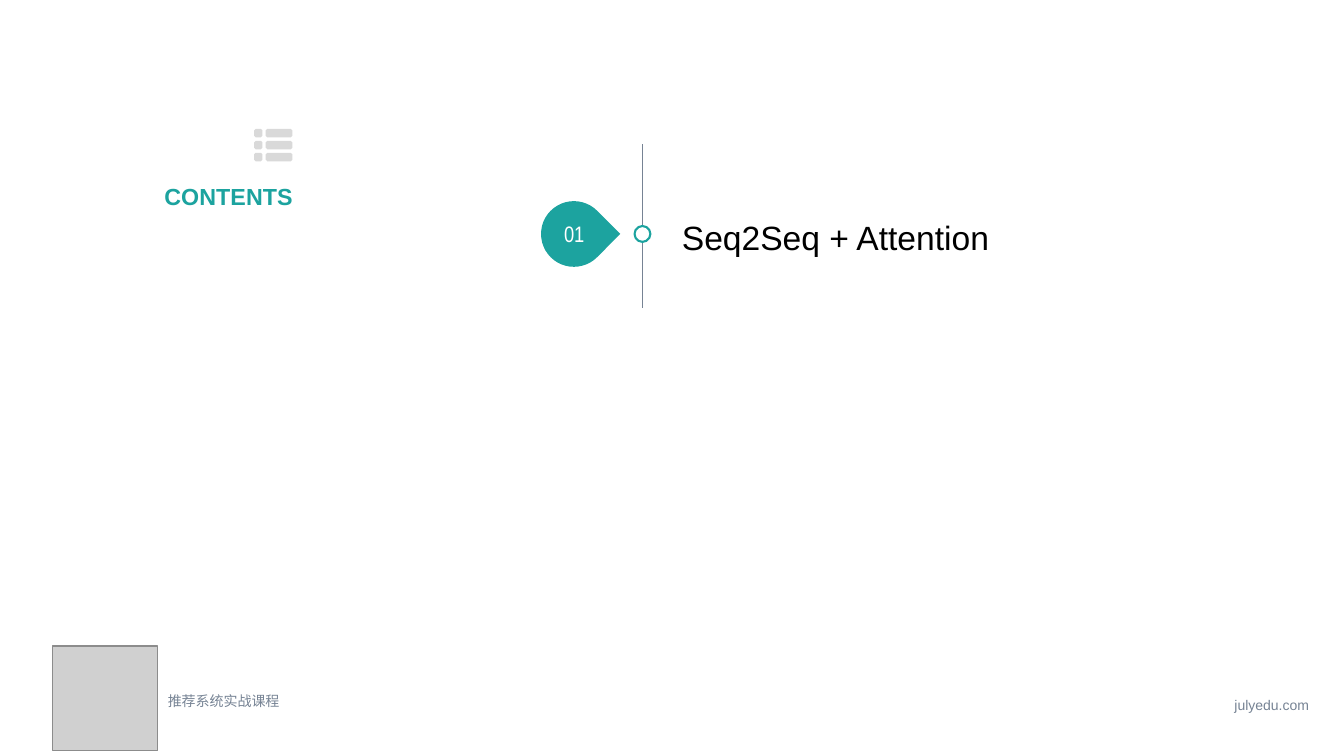
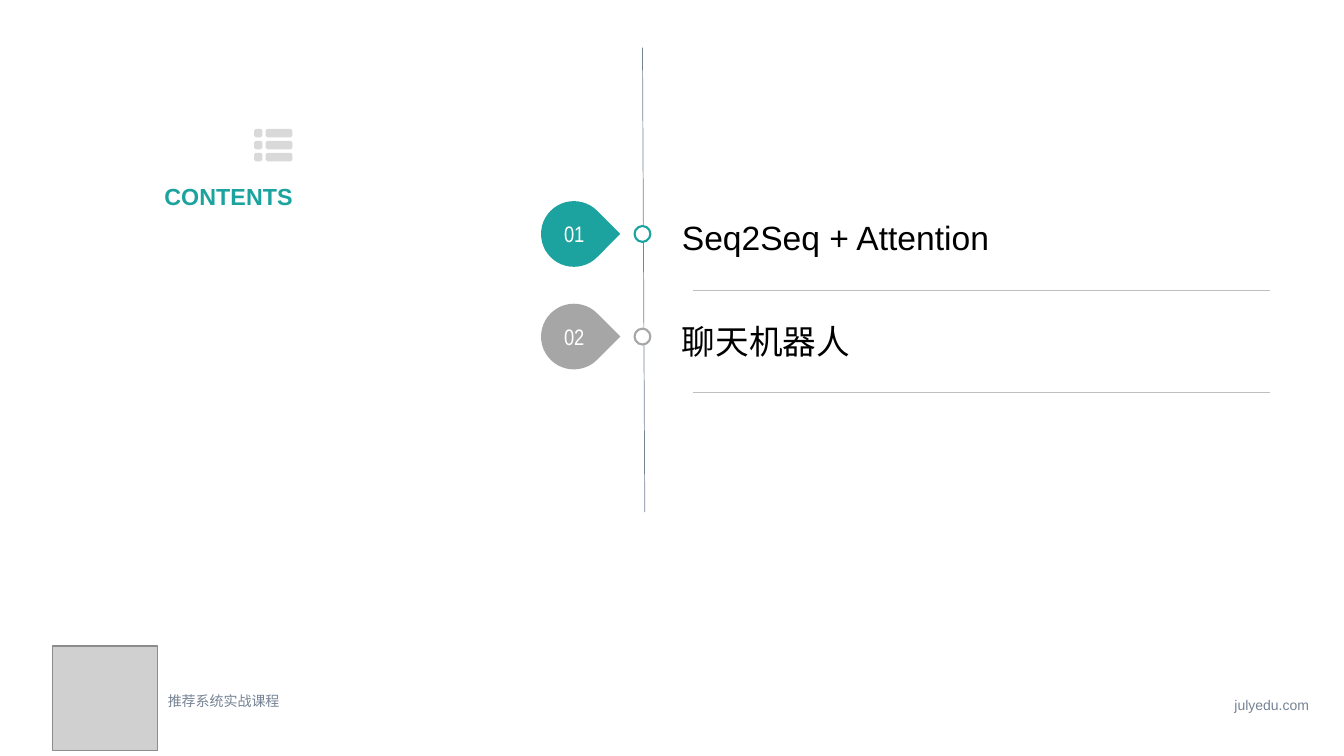
Before and after one commit to ZeweiChu/PyTorch-Course, a slide deck: slide 2 of 第七课seq2seq.pptx. Drawn at 1344x756 pixels with LibreOffice and Linux fonts; fonts in the diff are those of the drawing; grey boxes stand for pictures. Boxes give left, top, right and bottom in pixels: in the first picture for what was removed or moved away, otherwise in the second. Text is boxed around its words. In the diff, an @@ line names an element or a change of style, - is before the commit and + after.

Commit message:
add ppt

```diff
--- a/第七课seq2seq.pptx
+++ b/第七课seq2seq.pptx
@@ line moved from (642, 144) - (642, 309) to (642, 47) - (645, 512) @@
@@ group added at (528,290,1270,392): 2 ellipses, 2 lines, 1 teardrop, 1 text @@
+02
+聊天机器人
```
Also in this commit, not shown: 4 slides added, 1 other file.
